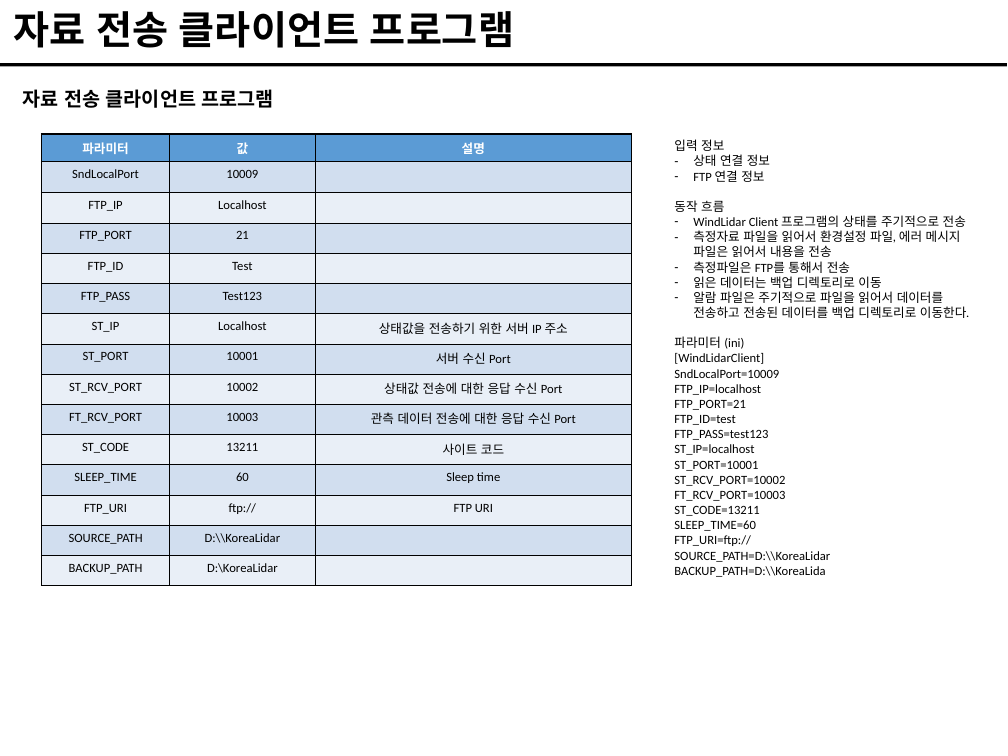
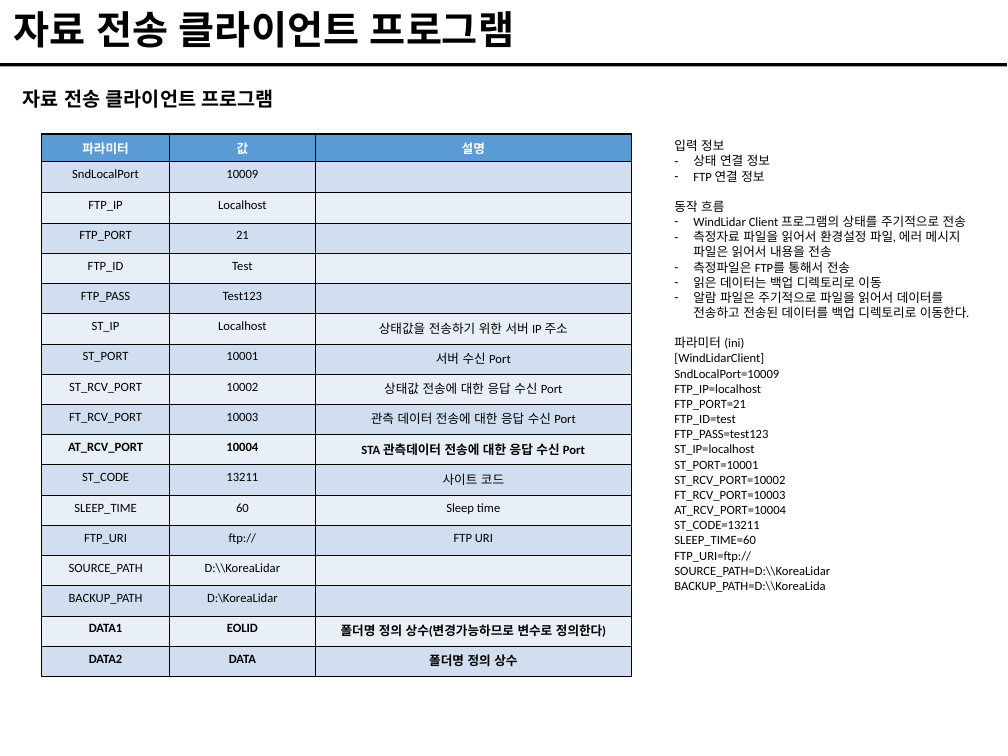
Before and after one commit to minsoub/ProjectDocument, a slide deck: slide 10 of 01 윈드라이다 구매설치사업/02 개발구성 방법_v.1.3.pptx (slide 9 before the commit). Drawn at 1008x756 pixels with LibreOffice and Linux fonts; fonts in the diff are those of the drawing. Boxes give left, top, right and bottom in pixels: in the first picture for what was removed or moved away, otherwise in the second. Text is boxed around its words. In the diff, an @@ line names an element or a change of style, - is before the commit and + after.

```diff
--- a/01 윈드라이다 구매설치사업/02 개발구성 방법_v.1.3.pptx
+++ b/01 윈드라이다 구매설치사업/02 개발구성 방법_v.1.3.pptx
@@ table at <box>41,134,632,677</box> @@
+row 11: AT_RCV_PORT | 10004 | STA 관측데이터 전송에 대한 응답 수신 Port
+row 17: DATA1 | EOLID | 폴더명 정의 상수(변경가능하므로 변수로 정의한다)
+row 18: DATA2 | DATA | 폴더명 정의 상수
@@ text at <box>674,506,786,516</box>: paragraph added @@
+AT_RCV_PORT=10004
```
Also in this commit, not shown: 2 other slides changed, 1 slide added.
